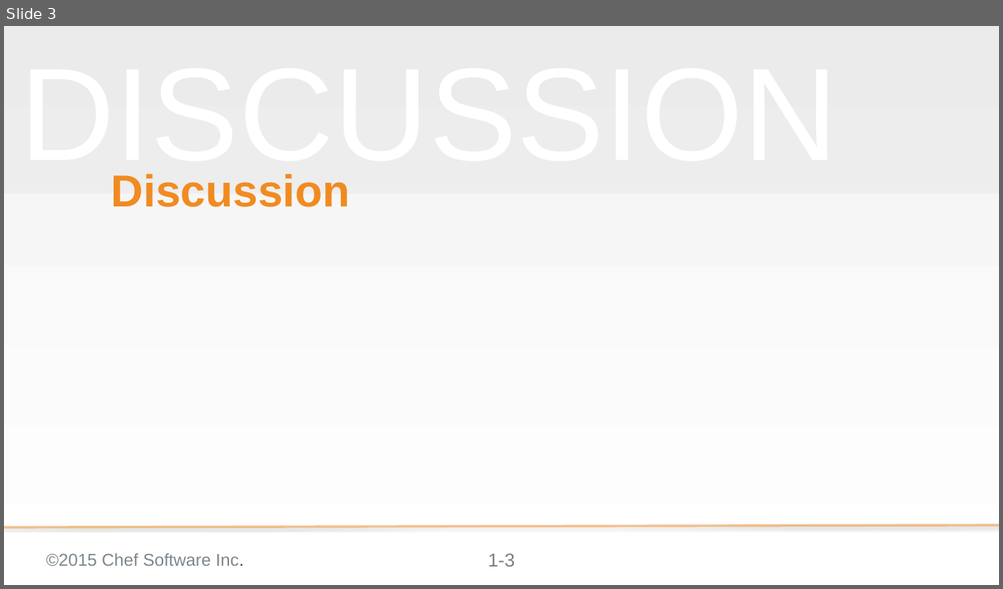
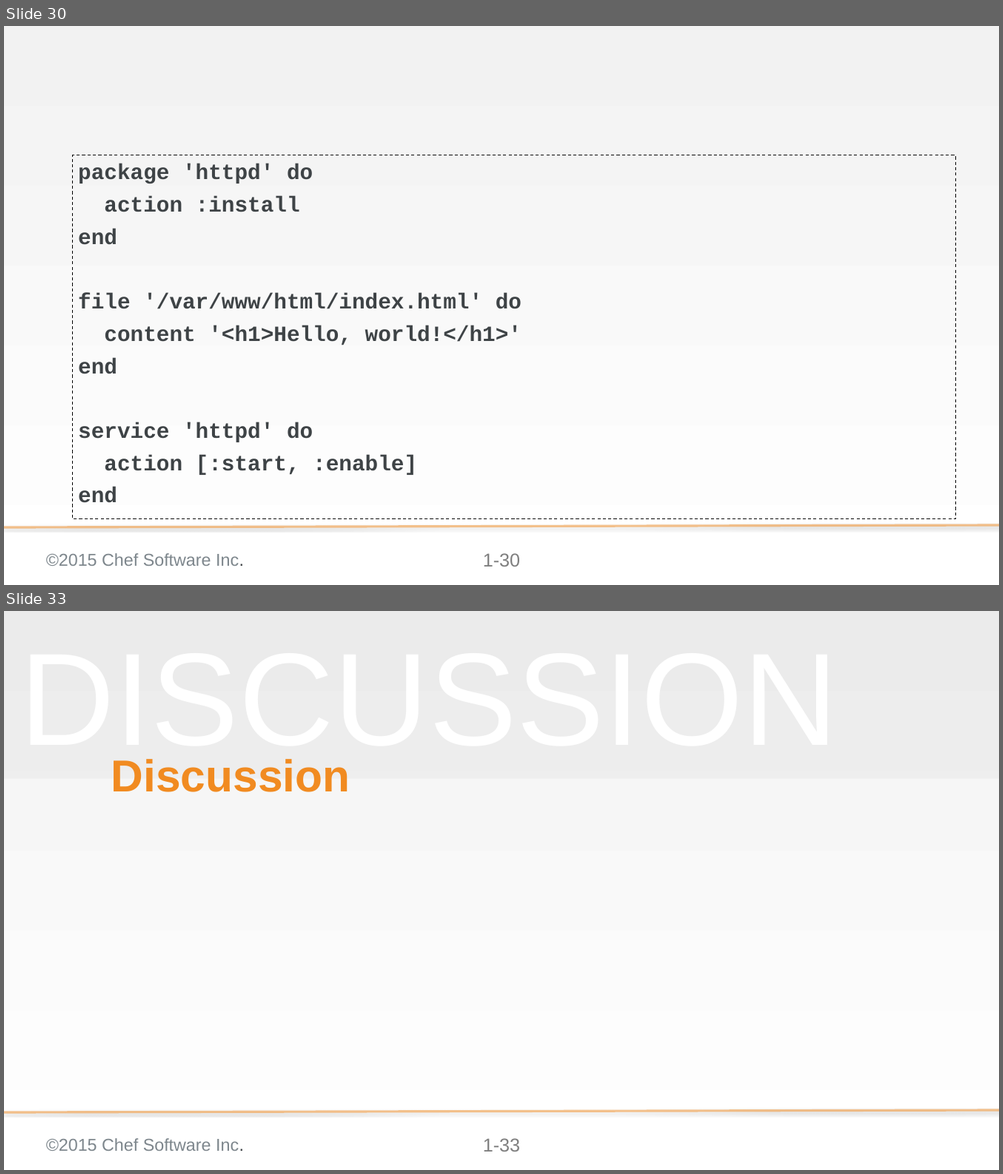
Before and after one commit to nathenharvey/chef-essentials, a slide deck: 03-Cookbooks-windows.pptx. Shown one above the other, each under a label of ours: slide 3 before the commit, slides 30 and 33 after it; the slides between them are not shown. The pictures are 1003x589 and 1003x1174 pixels, drawn with LibreOffice and Linux fonts; fonts in the diff are those of the drawing; background and template pictures are left out. Boxes give left, top, right and bottom in pixels: in the first picture for what was removed or moved away, otherwise in the second. Text is boxed around its words. In the diff, an @@ line names an element or a change of style, - is before the commit and + after.

```diff
--- a/03-Cookbooks-windows.pptx
+++ b/03-Cookbooks-windows.pptx
@@ slide 30 added at [4, 26, 999, 585], background gradient #F2F2F2 to #FFFFFF; not listed: 3 template elements that a slide beside it also shows @@
@@ text added at [73, 156, 955, 520], outline #000000 1 pt dashed, 28 pt, text #3E4346, bold @@
+package 'httpd' do
+action :install
+end
+file '/var/www/html/index.html' do
+content '<h1>Hello, world!</h1>'
+end
+service 'httpd' do
+action [:start, :enable]
+end
@@ what was slide 3 is now slide 33 @@
@@ page number at [483, 1139, 520, 1152]: text changed @@
-1-3
+1-33
```
Also in this commit, not shown: 1 slide changed, 29 other slides added.
